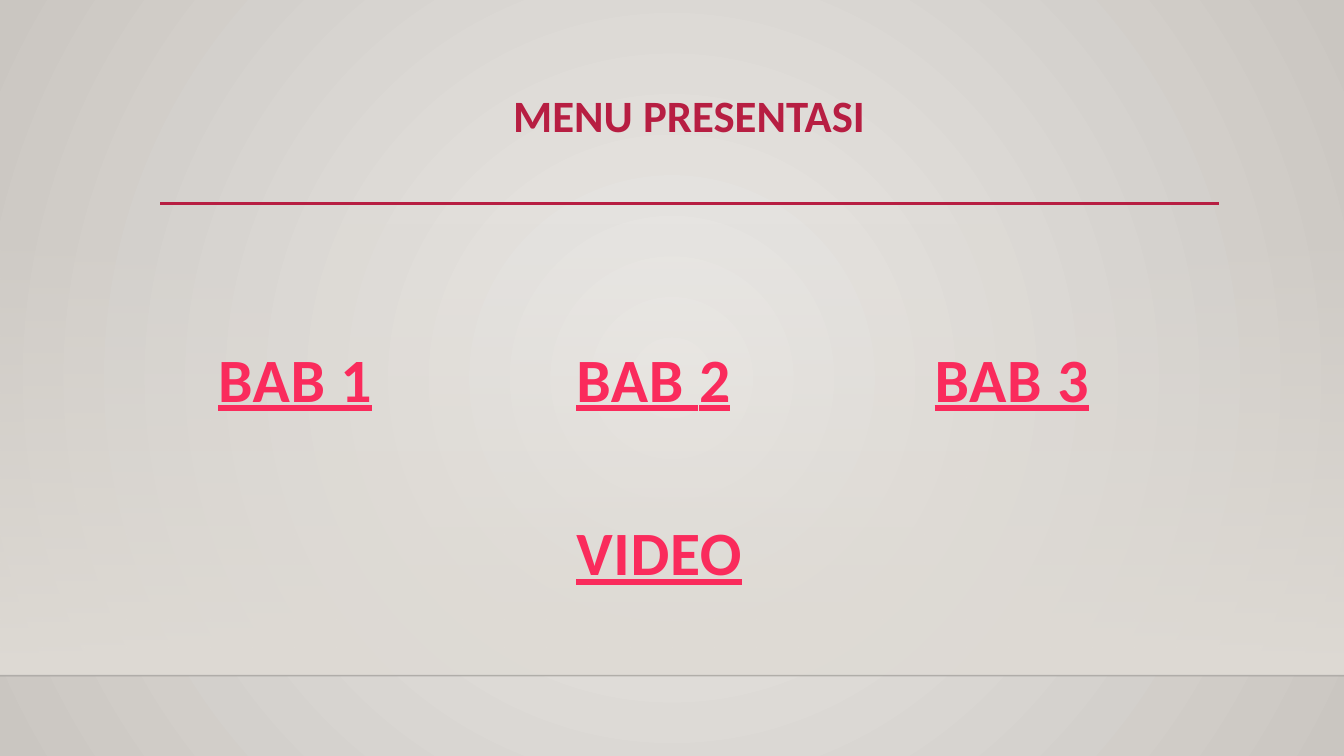
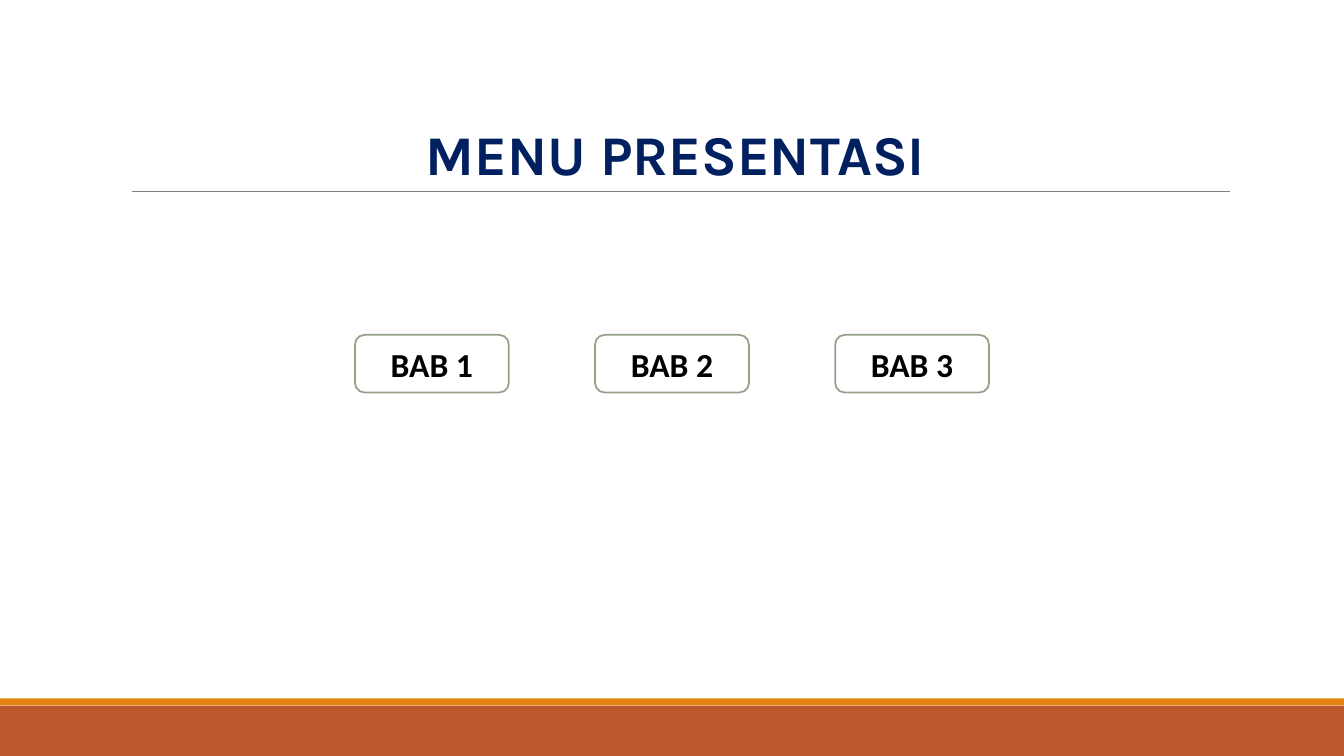
Before and after one commit to onysu/kursus, a slide deck: slide 1 of assets/files/presentasi-interaktif.pptx. Drawn at 1344x756 pixels with LibreOffice and Linux fonts; fonts in the diff are those of the drawing; background and template pictures are left out. Boxes give left, top, right and bottom in pixels: in the first picture for what was removed or moved away, otherwise in the second. Text is boxed around its words. In the diff, an @@ line names an element or a change of style, - is before the commit and + after.

```diff
--- a/assets/files/presentasi-interaktif.pptx
+++ b/assets/files/presentasi-interaktif.pptx
@@ background gradient #ECEAE7 to #CAC7C1 to #FFFFFF @@
@@ title "MENU PRESENTASI": place and size @@
-title "MENU PRESENTASI" at box(513, 102, 865, 133)
+title "MENU PRESENTASI" at box(426, 138, 925, 176)
@@ title "MENU PRESENTASI" at box(426, 138, 925, 176): size 32 to 40 pt, font Calibri to Karla, text colour #B71E42 to #002060; line spacing 0.9 to 0.85; vertical alignment top to bottom @@
@@ line moved from (160, 204) - (1220, 204) to (132, 192) - (1231, 192) @@
@@ line (132, 192) - (1231, 192): stroke #B71E42 2.5 pt to #808080 0.5 pt @@
@@ rectangle removed at box(0, 223, 1344, 676) @@
@@ size 44 to 24 pt, text colour #FA2B5C to #000000, letter spacing 0.5 to 0 pt, underline off; alignment left to centre; vertical alignment top to middle; fill none to #FFFFFF; outline none to #94A088 1.25 pt in 3 elements at box(595, 335, 749, 392), box(836, 335, 990, 392), box(355, 335, 509, 392) @@
@@ rounded rectangle "BAB 1": place and size @@
-rounded rectangle "BAB 1" at box(218, 362, 371, 411)
+rounded rectangle "BAB 1" at box(355, 335, 509, 392)
@@ rounded rectangle "BAB 2": place and size @@
-rounded rectangle "BAB 2" at box(576, 361, 730, 411)
+rounded rectangle "BAB 2" at box(595, 335, 749, 392)
@@ rounded rectangle "BAB 3": place and size @@
-rounded rectangle "BAB 3" at box(935, 361, 1088, 411)
+rounded rectangle "BAB 3" at box(836, 335, 990, 392)
@@ text removed at box(576, 534, 741, 585) @@
-VIDEO
@@ line removed from (0, 676) to (1344, 676) @@
@@ rectangle added at box(0, 706, 1344, 756), fill #BD582C @@
@@ rectangle added at box(0, 699, 1344, 706), fill #E48312 @@
```
Also in this commit, not shown: 4 other slides changed, 2 other files.
